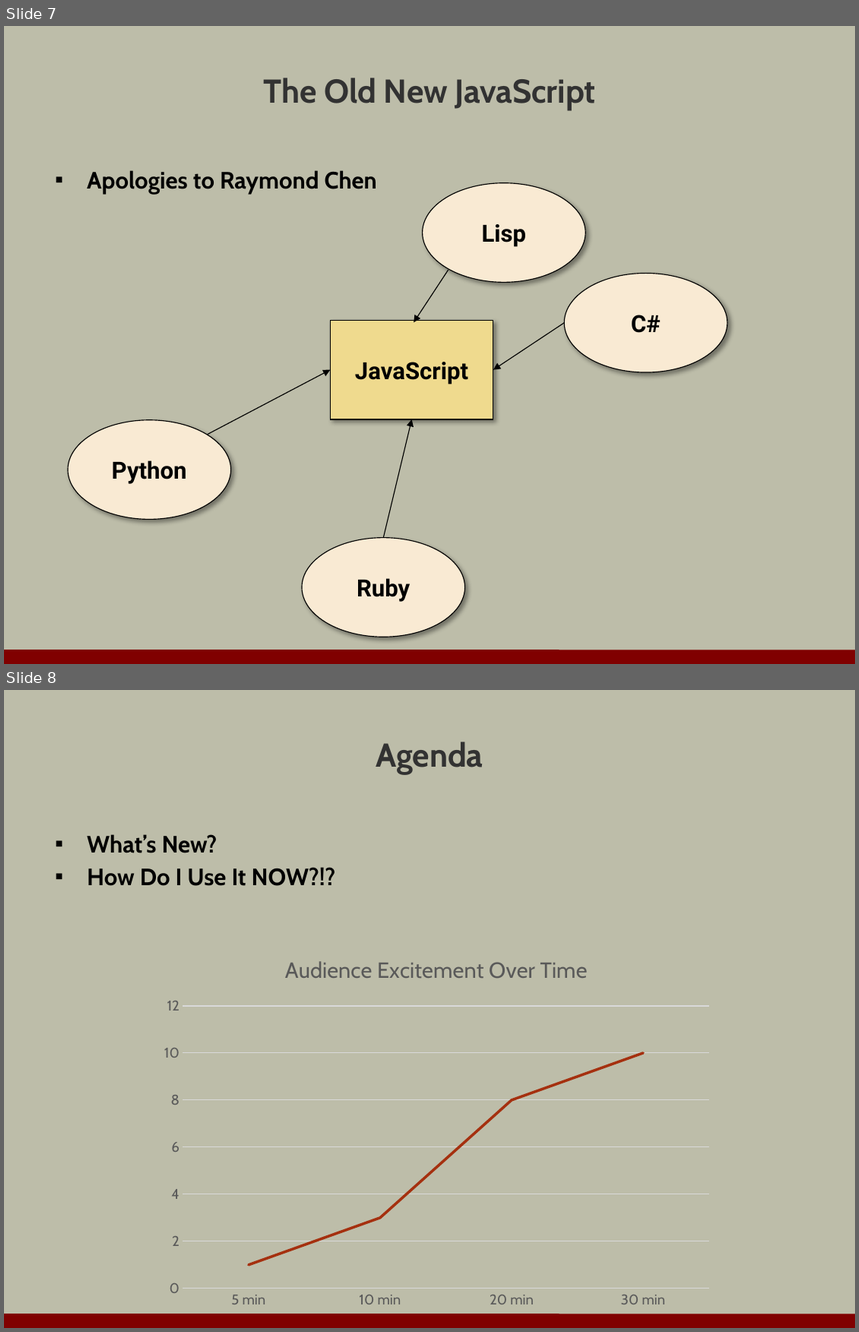
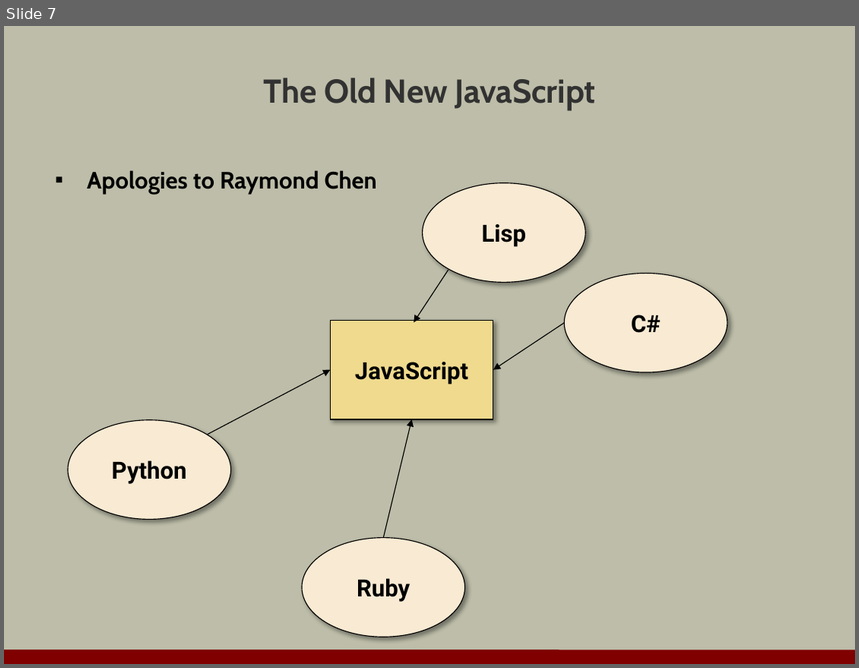
Before and after one commit to OdeToCode/classes, a slide deck: assorted/evolution_of_js.pptx. Shown one above the other, each under a label of ours: slides 7 and 8 before the commit, slide 7 after it. The pictures are 859x1332 and 859x668 pixels, drawn with LibreOffice and Linux fonts; fonts in the diff are those of the drawing; background and template pictures are left out. Boxes give left, top, right and bottom in pixels: in the first picture for what was removed or moved away, otherwise in the second. Text is boxed around its words. In the diff, an @@ line names an element or a change of style, - is before the commit and + after.

Commit message:
tdc updates

```diff
--- a/assorted/evolution_of_js.pptx
+++ b/assorted/evolution_of_js.pptx
@@ slide 8 removed at box(4, 690, 855, 1328), background #BDBDA9; not listed: 1 template element that a slide beside it also shows @@
@@ title removed at box(376, 742, 483, 774) @@
-Agenda
@@ text removed at box(87, 834, 336, 886) @@
-▪ What’s New?
-▪ How Do I Use It NOW?!?
@@ line chart removed at box(153, 939, 721, 1316) @@
-title "Audience Excitement Over Time "
-categories: 5 min, 10 min, 20 min, 30 min
-Series 1: 1, 3, 8, 10
```
Also in this commit, not shown: 1 other slide removed.
